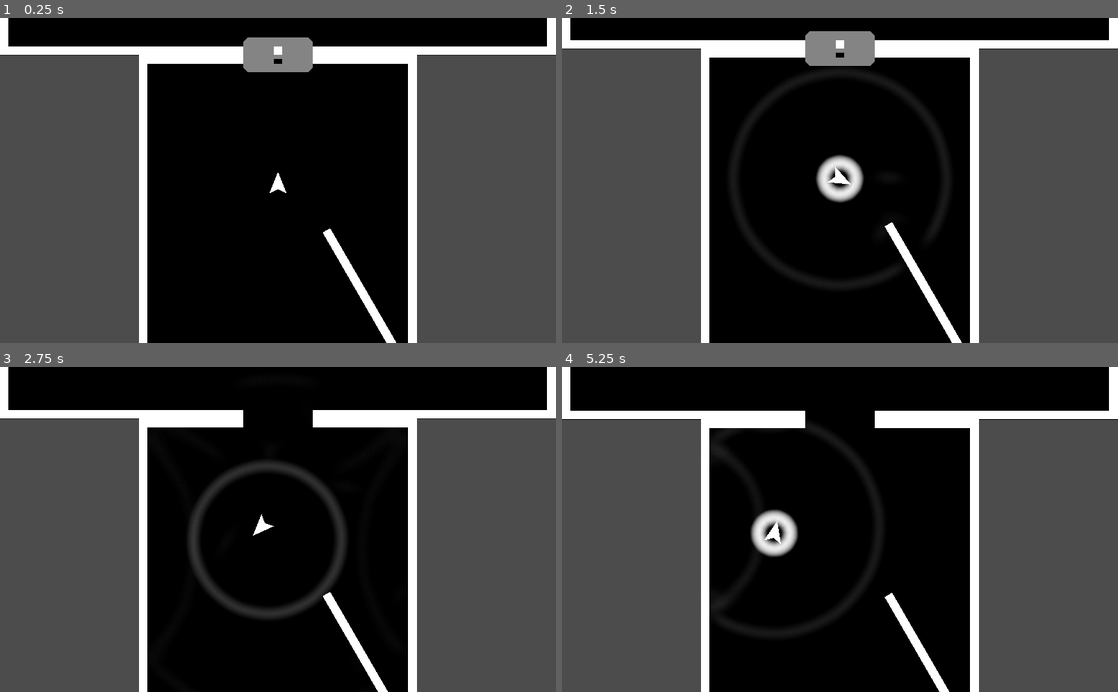
Above: before the commit, frames 1-4 (two rows, left to right).
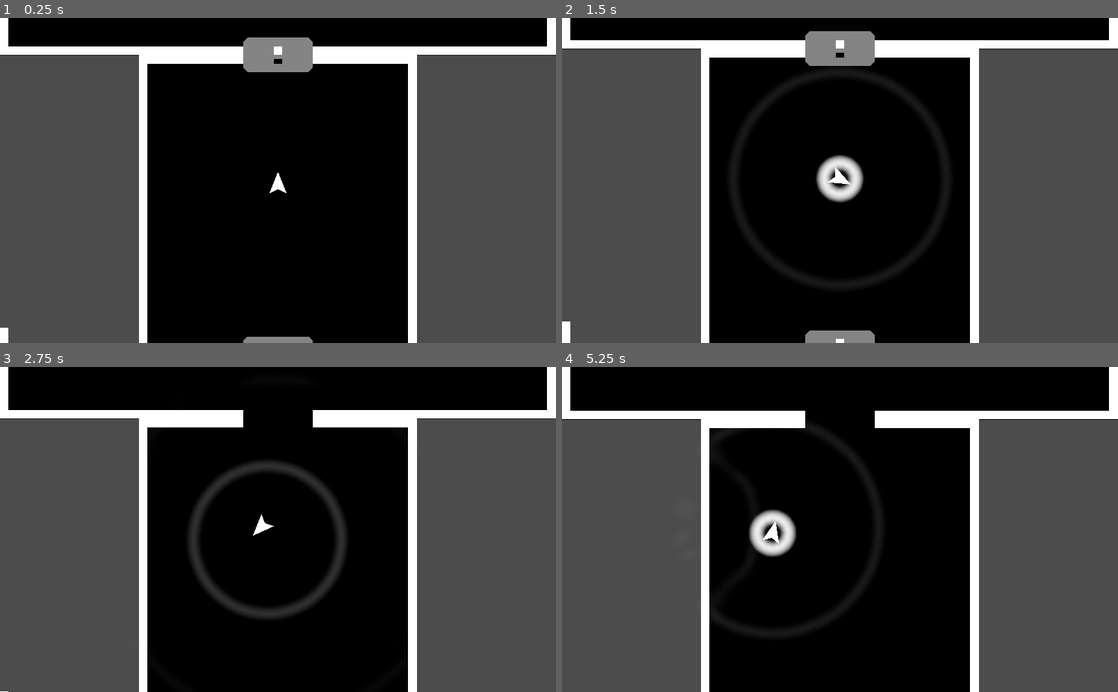
Above: after the commit, the same moments.

Repository: kwikrick/Ping
Game: Godot game, scene res://Main.tscn
Same seed, same stepped clock (60 frames per second), same inputs: the game is played once before the commit and once after it.
Inputs:
- Up to frame 1 (0.25 s): no input
- Up to frame 2 (1.5 s): tap Enter at 0.5 s; hold Right (steer_right) 0.53-1.28 s; tap Space (ping) at 0.6, 1.35 s; hold S (move_back) from 1.28 s (still down)
- Up to frame 3 (2.75 s): release S (move_back) at 2.03 s; hold Right (steer_right) from 2.03 s (still down); tap Space (ping) at 2.1 s
- Up to frame 4 (5.25 s): release Right (steer_right) at 2.78 s; hold W (move_forward) 2.78-3.53 s; tap Space (ping) every 0.75 s from 2.85 to 5.1 s; hold A (steer_left) 3.53-5.03 s; hold S (move_back) from 5.03 s (still down)

The runs differ from the first frame. In frame 1, 0.9% of the frame differs, in the area x 0-72%, y 64-100%; in frame 2, 1.2%, in the area x 0-72%, y 62-100%; in frame 3, 0.5%; in frame 4, 1.0%.

Commit message:
disable merge

Diff:
--- a/Main.tscn
+++ b/Main.tscn
@@ -19,6 +19,9 @@
 [node name="Main" type="Node2D"]
 
 [node name="Room0" type="Node2D" parent="."]
+__meta__ = {
+"_edit_group_": true
+}
 
 [node name="Background" type="Polygon2D" parent="Room0"]
 position = Vector2( 0, 568 )
@@ -49,33 +52,6 @@
 [node name="CollisionPolygon2D" type="CollisionPolygon2D" parent="Room0/Wall11"]
 polygon = PoolVector2Array( 256, 0, 448, 0, 448, 16, 256, 16 )
 
-[node name="Wall13" type="StaticBody2D" parent="Room0"]
-position = Vector2( 256, 1144 )
-physics_material_override = SubResource( 2 )
-__meta__ = {
-"_edit_group_": true
-}
-
-[node name="Polygon2D" type="Polygon2D" parent="Room0/Wall13"]
-polygon = PoolVector2Array( 0, 0, 512, 0, 512, 16, 0, 16 )
-
-[node name="CollisionPolygon2D" type="CollisionPolygon2D" parent="Room0/Wall13"]
-polygon = PoolVector2Array( 0, 0, 512, 0, 512, 16, 0, 16 )
-
-[node name="Wall14" type="StaticBody2D" parent="Room0"]
-position = Vector2( 608, 912 )
-rotation = 1.0472
-physics_material_override = SubResource( 2 )
-__meta__ = {
-"_edit_group_": true
-}
-
-[node name="Polygon2D" type="Polygon2D" parent="Room0/Wall14"]
-polygon = PoolVector2Array( 0, 0, 512, 0, 512, 16, 0, 16 )
-
-[node name="CollisionPolygon2D" type="CollisionPolygon2D" parent="Room0/Wall14"]
-polygon = PoolVector2Array( 0, 0, 512, 0, 512, 16, 0, 16 )
-
 [node name="Wall12" type="StaticBody2D" parent="Room0"]
 position = Vector2( 320, 592 )
 physics_material_override = SubResource( 2 )
@@ -1230,6 +1206,124 @@
 transmit_key = "D"
 receive_key = "C"
 
+[node name="Room4" type="Node2D" parent="."]
+position = Vector2( 0, 552 )
+
+[node name="Door0" parent="Room4" instance=ExtResource( 3 )]
+position = Vector2( 512, 592 )
+
+[node name="Lock1" parent="Room4/Door0" instance=ExtResource( 4 )]
+position = Vector2( -8, -16 )
+key = "G"
+
+[node name="Wall11" type="StaticBody2D" parent="Room4"]
+position = Vector2( 0, 592 )
+collision_layer = 4
+physics_material_override = SubResource( 2 )
+__meta__ = {
+"_edit_group_": true
+}
+
+[node name="Polygon2D" type="Polygon2D" parent="Room4/Wall11"]
+polygon = PoolVector2Array( 256, 0, 448, 0, 448, 16, 256, 16 )
+
+[node name="CollisionPolygon2D" type="CollisionPolygon2D" parent="Room4/Wall11"]
+polygon = PoolVector2Array( 256, 0, 448, 0, 448, 16, 256, 16 )
+
+[node name="Wall13" type="StaticBody2D" parent="Room4"]
+position = Vector2( 160, 1328 )
+physics_material_override = SubResource( 2 )
+__meta__ = {
+"_edit_group_": true
+}
+
+[node name="Polygon2D" type="Polygon2D" parent="Room4/Wall13"]
+polygon = PoolVector2Array( 0, 0, 512, 0, 512, 16, 0, 16 )
+
+[node name="CollisionPolygon2D" type="CollisionPolygon2D" parent="Room4/Wall13"]
+polygon = PoolVector2Array( 0, 0, 512, 0, 512, 16, 0, 16 )
+
+[node name="Wall14" type="StaticBody2D" parent="Room4"]
+position = Vector2( 584, 824 )
+rotation = 1.0472
+physics_material_override = SubResource( 2 )
+__meta__ = {
+"_edit_group_": true
+}
+
+[node name="Polygon2D" type="Polygon2D" parent="Room4/Wall14"]
+polygon = PoolVector2Array( 0, 0, 512, 0, 512, 16, 0, 16 )
+
+[node name="CollisionPolygon2D" type="CollisionPolygon2D" parent="Room4/Wall14"]
+polygon = PoolVector2Array( 0, 0, 512, 0, 512, 16, 0, 16 )
+
+[node name="Wall15" type="StaticBody2D" parent="Room4"]
+position = Vector2( 80, 784 )
+rotation = 0.392287
+physics_material_override = SubResource( 2 )
+__meta__ = {
+"_edit_group_": true
+}
+
+[node name="Polygon2D" type="Polygon2D" parent="Room4/Wall15"]
+polygon = PoolVector2Array( 0, 0, 512, 0, 512, 16, 0, 16 )
+
+[node name="CollisionPolygon2D" type="CollisionPolygon2D" parent="Room4/Wall15"]
+polygon = PoolVector2Array( 0, 0, 512, 0, 512, 16, 0, 16 )
+
+[node name="Wall16" type="StaticBody2D" parent="Room4"]
+position = Vector2( 80, 904 )
+rotation = 0.764558
+physics_material_override = SubResource( 2 )
+__meta__ = {
+"_edit_group_": true
+}
+
+[node name="Polygon2D" type="Polygon2D" parent="Room4/Wall16"]
+polygon = PoolVector2Array( 0, 0, 512, 0, 512, 16, 0, 16 )
+
+[node name="CollisionPolygon2D" type="CollisionPolygon2D" parent="Room4/Wall16"]
+polygon = PoolVector2Array( 0, 0, 512, 0, 512, 16, 0, 16 )
+
+[node name="Wall12" type="StaticBody2D" parent="Room4"]
+position = Vector2( 320, 592 )
+physics_material_override = SubResource( 2 )
+__meta__ = {
+"_edit_group_": true
+}
+
+[node name="Polygon2D" type="Polygon2D" parent="Room4/Wall12"]
+polygon = PoolVector2Array( 256, 0, 448, 0, 448, 16, 256, 16 )
+
+[node name="CollisionPolygon2D" type="CollisionPolygon2D" parent="Room4/Wall12"]
+polygon = PoolVector2Array( 256, 0, 448, 0, 448, 16, 256, 16 )
+
+[node name="Wall5" type="StaticBody2D" parent="Room4"]
+position = Vector2( 1024, 688 )
+physics_material_override = SubResource( 4 )
+__meta__ = {
+"_edit_group_": true
+}
+
+[node name="Polygon2D" type="Polygon2D" parent="Room4/Wall5"]
+polygon = PoolVector2Array( 0, 16, 16, 16, 16, 552, 0, 552 )
+
+[node name="CollisionPolygon2D" type="CollisionPolygon2D" parent="Room4/Wall5"]
+polygon = PoolVector2Array( 0, 16, 16, 16, 16, 552, 0, 552 )
+
+[node name="Wall6" type="StaticBody2D" parent="Room4"]
+position = Vector2( 0, 528 )
+physics_material_override = SubResource( 4 )
+__meta__ = {
+"_edit_group_": true
+}
+
+[node name="Polygon2D" type="Polygon2D" parent="Room4/Wall6"]
+polygon = PoolVector2Array( 0, 16, 16, 16, 16, 552, 0, 552 )
+
+[node name="CollisionPolygon2D" type="CollisionPolygon2D" parent="Room4/Wall6"]
+polygon = PoolVector2Array( 0, 16, 16, 16, 16, 552, 0, 552 )
+
 [node name="Player" parent="." instance=ExtResource( 1 )]
 position = Vector2( 512, 832 )
 physics_material_override = SubResource( 1 )
--- a/Wavelet.gd
+++ b/Wavelet.gd
@@ -3,7 +3,6 @@
 
 const Note = preload("Note.gd")
 
-const max_age = 1.0
 const speed = 4.0
 
 var note = Note.new("G")
@@ -13,9 +12,11 @@
 var a2=PI/10
 var source = null
 var impulse = 10000
-var age = 0.0
 var energy=1.0
 
+#var merged=false
+
+var is_Wavelet
 
 func _ready():
 	var p = (p1+p2)/2
@@ -24,20 +25,16 @@
 
 func _process(delta):
 
+#	if merged:
+#			return
+
 	var d = (p2-p1).length()
 	if d>16:
 		split()
 
-	age+=delta
-	#if age > max_age:
-	#	queue_free()
-
 	energy=energy*pow(0.25,delta)
 	if energy < 0.01:
 		queue_free()
-
-	#var angle = get_global_rotation();
-	#var forward = Vector2(1,0).rotated(angle)
 
 	p1+=Vector2(speed,0).rotated(a1);
 	p2+=Vector2(speed,0).rotated(a2);
@@ -50,24 +47,29 @@
 	var collision = move_and_collide(newpos-oldpos)
 
 	if collision !=null and collision.collider != source:
-		oldpos = newpos
-		newpos = get_global_position()
-		var oldangle = newangle
-		var colangle = collision.normal.angle()
-		newangle = colangle+(colangle-oldangle)*2
-		#newangle = oldangle+PI
-		#newangle = colangle
-		set_global_rotation(newangle);
-		p1 = newpos + (p1-oldpos).rotated(newangle-oldangle)
-		p2 = newpos + (p2-oldpos).rotated(newangle-oldangle)
-		a1 = a1+(newangle-oldangle)
-		a2 = a2+(newangle-oldangle)
-		source=collision.collider
-		# move a bit further
+		if "is_Wavelet" in collision.collider:
+			set_global_position(newpos)
+			#var wavelet = collision.collider
+			#if wavelet.source != source and wavelet.note.key==note.key:
+			#	merge(collision.collider)
+		else:
+			oldpos = newpos
+			newpos = get_global_position()
+			var oldangle = newangle
+			var colangle = collision.normal.angle()
+			newangle = colangle+(colangle-oldangle)*2
+			#newangle = oldangle+PI
+			#newangle = colangle
+			set_global_rotation(newangle);
+			p1 = newpos + (p1-oldpos).rotated(newangle-oldangle)
+			p2 = newpos + (p2-oldpos).rotated(newangle-oldangle)
+			a1 = a1+(newangle-oldangle)
+			a2 = a2+(newangle-oldangle)
+			source=collision.collider
+			energy = energy*.90
+			# TODO: move a bit further in reflected distance
 
 
-
-	#var alpha = 1.0-(age/max_age)
 	var alpha = energy
 	var color=note.color()
 	self.modulate=Color(color.r,color.g,color.b,alpha)
@@ -79,7 +81,6 @@
 	var a = a1+(fmod(a2-a1,PI)/2)
 
 	var wavelet1 = duplicate()
-	wavelet1.age=age
 	wavelet1.energy=energy/2
 	wavelet1.p1 = p1
 	wavelet1.p2 = p
@@ -91,7 +92,6 @@
 	$"..".add_child(wavelet1)
 
 	var wavelet2 = duplicate()
-	wavelet2.age=age
 	wavelet2.energy=energy/2
 	wavelet2.p1 = p
 	wavelet2.p2 = p2
@@ -103,7 +103,25 @@
 	$"..".add_child(wavelet2)
 
 
-
-#func _on_Wavelet_body_entered(body):
-#	if body != source:
-#		queue_free()
+#func merge(wavelet):
+#	wavelet.queue_free()
+#	wavelet.merged = true   # prevent merging twice
+#	queue_free()
+#
+#	var wavelet2 = duplicate()
+#	wavelet2.energy=energy+wavelet.energy
+#	wavelet2.p1 = (p1 + wavelet.p1)/2
+#	wavelet2.p2 = (p2 + wavelet.p2)/2
+#	var a = a1+(fmod(a2-a1,PI)/2)
+#	var d = abs(a1-a)
+#	var wa = wavelet.a1+(fmod(wavelet.a2-wavelet.a1,PI)/2)
+#	var wd = abs(wavelet.a1-wa)
+#	var ma = a+(fmod(wa-a,PI)/2)
+#	var w = (wa+wd)/2
+#	wavelet2.a1 = ma - w
+#	wavelet2.a2 = ma + w
+#	wavelet2.source=null
+#	wavelet2.note=Note.new("A")				# TEMP; wavelet.note must be same as mine?
+#	wavelet2.impulse=(impulse+wavelet.impulse)/2
+#	$"..".add_child(wavelet2)
+#
--- a/Wavelet.tscn
+++ b/Wavelet.tscn
@@ -8,6 +8,7 @@
 
 [node name="Wavelet" type="KinematicBody2D"]
 collision_layer = 2
+collision_mask = 3
 script = ExtResource( 2 )
 
 [node name="CollisionShape2D" type="CollisionShape2D" parent="."]
